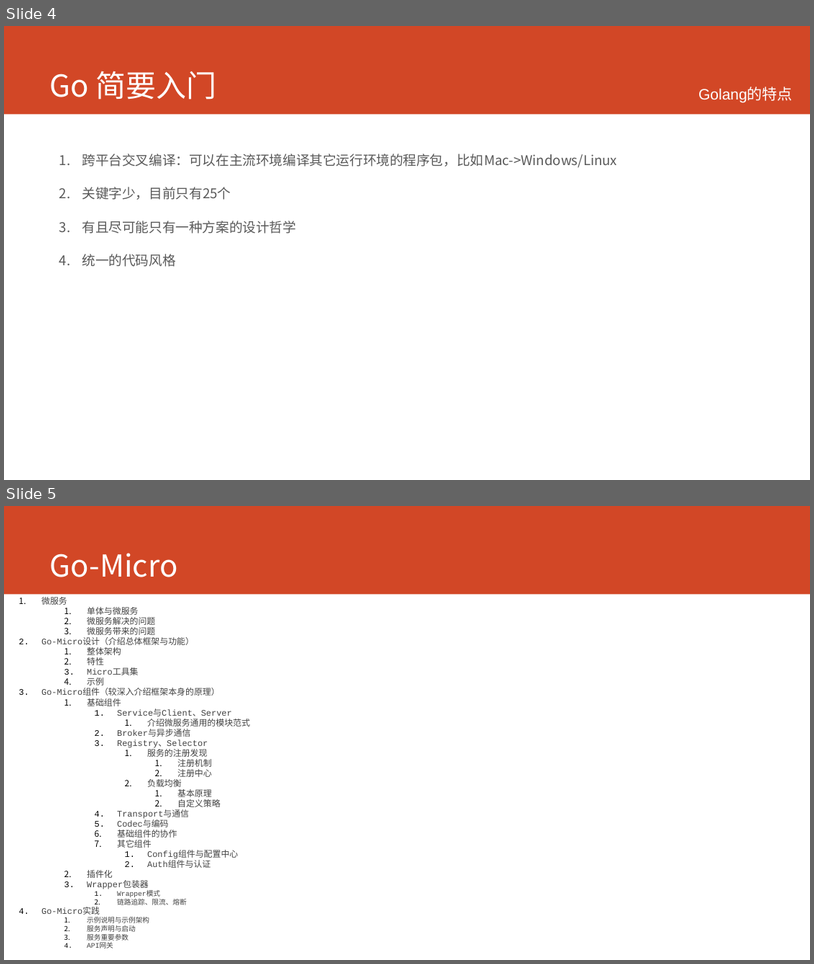
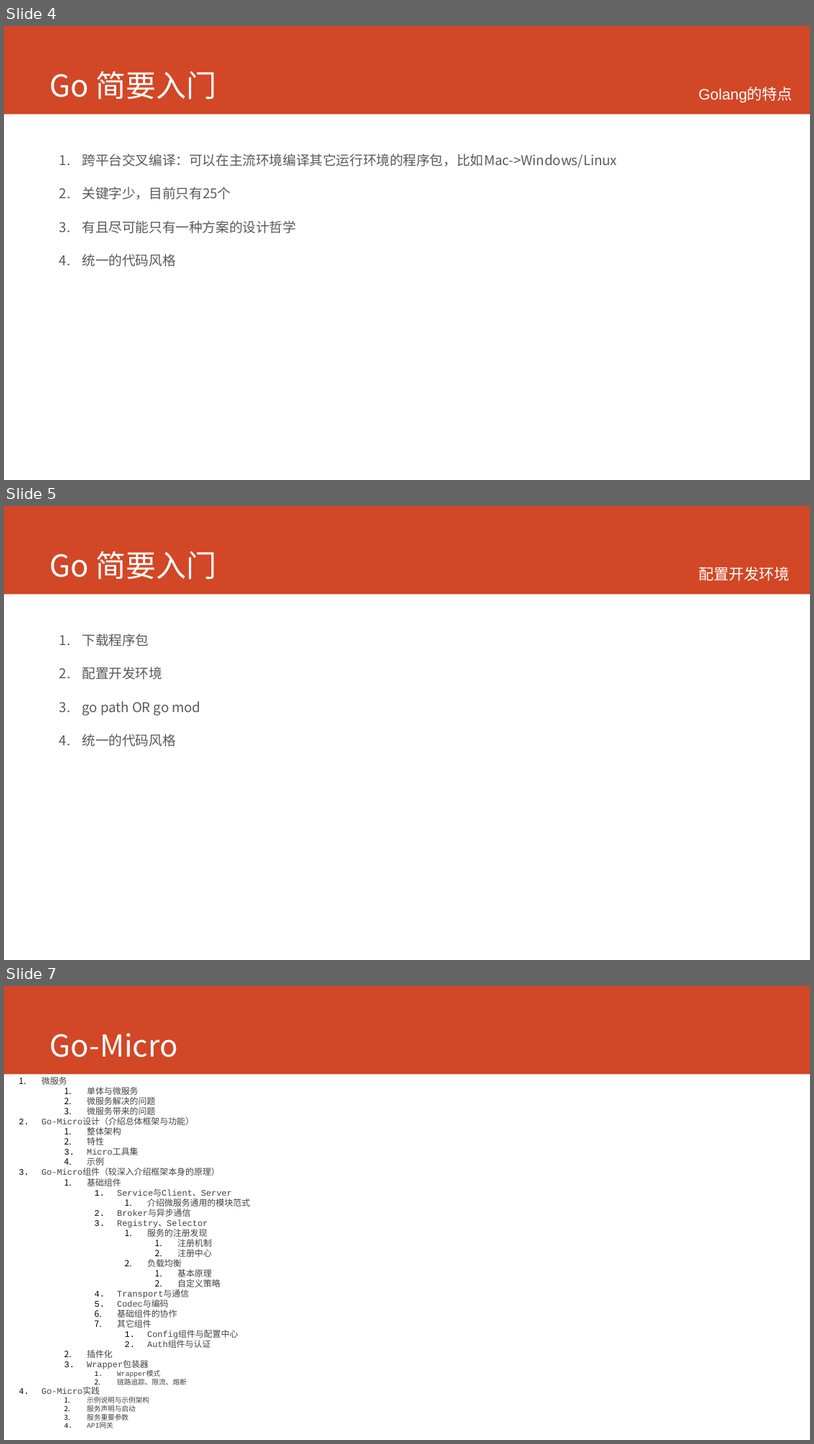
Before and after one commit to printfcoder/printfcoder, a slide deck: course/course-for-emc.pptx. Shown one above the other, each under a label of ours: slides 4 and 5 before the commit, slides 4, 5 and 7 after it; the slides between them are not shown. The pictures are 814x964 and 814x1444 pixels, drawn with LibreOffice and Linux fonts; fonts in the diff are those of the drawing. Boxes give left, top, right and bottom in pixels: in the first picture for what was removed or moved away, otherwise in the second. Text is boxed around its words. In the diff, an @@ line names an element or a change of style, - is before the commit and + after.

```diff
--- a/course/course-for-emc.pptx
+++ b/course/course-for-emc.pptx
@@ slide 5 added at [4,506,810,960], background #FFFFFF; not listed: 1 template element that a slide beside it also shows @@
@@ title added at [50,551,217,579], 36 pt, text #FFFFFF @@
+Go 简要入门
@@ text added at [699,566,790,581], 18 pt, text #FFFFFF @@
+配置开发环境
@@ text added at [82,633,201,746], 16 pt, text #595959 @@
+1. 下载程序包
+2. 配置开发环境
+3. go path OR go mod
+4. 统一的代码风格
@@ what was slide 5 is now slide 7 @@
```
Also in this commit, not shown: 1 slide changed, 1 other slide added, 30 other files.
